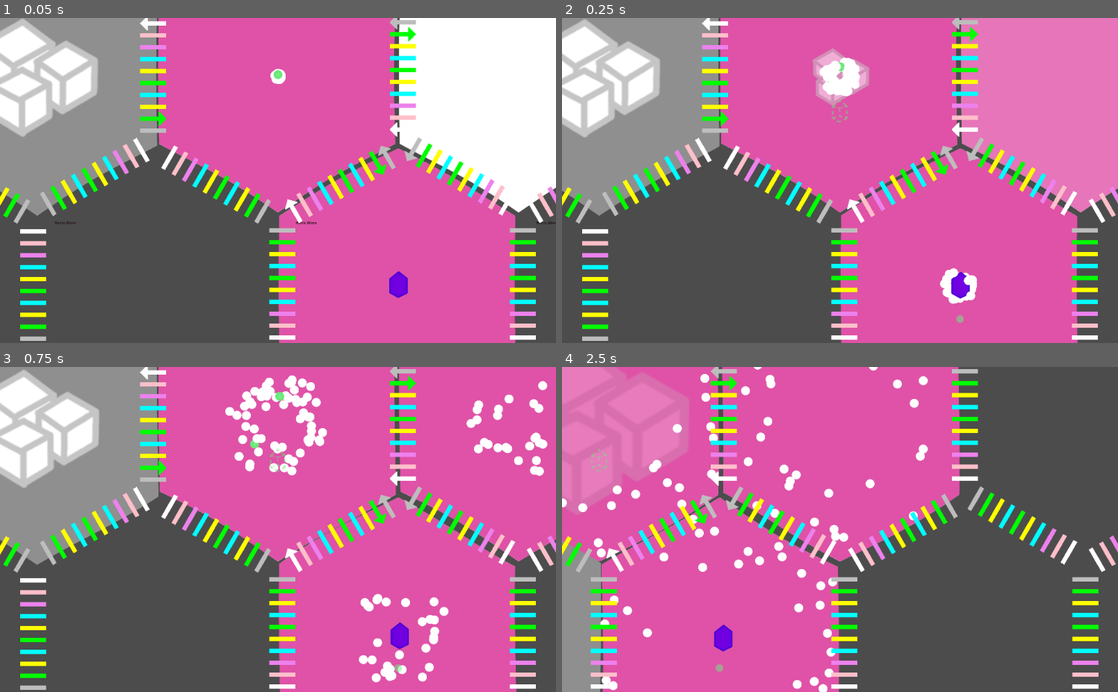
Above: before the commit, frames 1-4 (two rows, left to right).
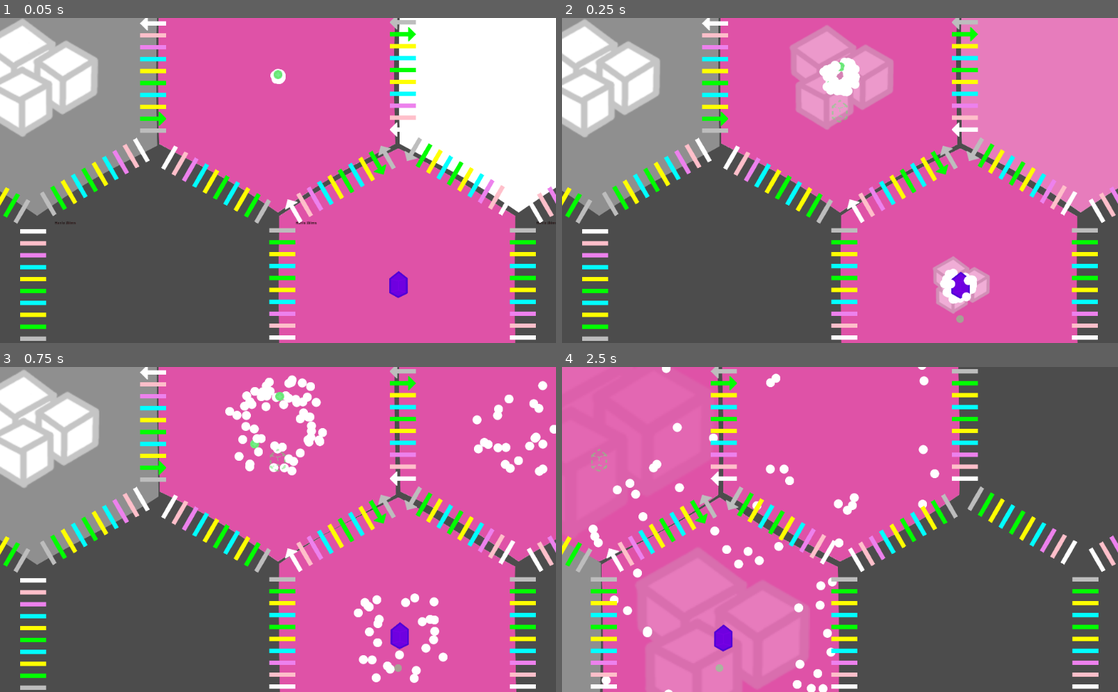
Above: after the commit, the same moments.

Repository: tobyp/hackathon2020
Game: Godot game, scene res://main.tscn
Same seed, same stepped clock (60 frames per second), same inputs: the game is played once before the commit and once after it.
Inputs (mouse positions are in pixels of both pictures, inside the frame that each line leads up to):
- Up to frame 1 (0.05 s): no input
- Up to frame 2 (0.25 s): no input
- Up to frame 3 (0.75 s): tap Enter at 0.5 s; drag from (278, 425) to (333, 458) at 0.52 s
- Up to frame 4 (2.5 s): drag from (717, 633) to (812, 594) at 1.27 s; move the mouse to (962, 633) at 2.02 s; hold D from 2.03 s (still down); click (962, 633) at 2.17 s

Frame 1 is identical in both runs. In frame 2, 3.8% of the frame differs, in the area x 41-77%, y 2-92%; in frame 3, 0.9%; in frame 4, 13%, in the area x 0-68%, y 0-100%.

Commit message:
Improve sugar rates a bit

Diff:
--- a/rules.gd
+++ b/rules.gd
@@ -31,7 +31,7 @@
 		Recipe.new({ Globals.ParticleType.RIBOSOME_ALCOHOL: 1, Globals.ParticleType.PROTEIN_WHITE: 1, }, { Globals.ParticleType.ENZYME_ALCOHOL: 1, }, true),
 		Recipe.new({ Globals.ParticleType.RIBOSOME_LYE: 1, Globals.ParticleType.PROTEIN_WHITE: 1, }, { Globals.ParticleType.ENZYME_LYE: 1, }, true),
 		# Creating Resources
-		Recipe.new({ Globals.ParticleType.ANTI_MITOCHONDRION: 1, Globals.ParticleType.PROTEIN_TRANSPORTER: 1, }, { Globals.ParticleType.SUGAR: 1, }, true),
+		Recipe.new({ Globals.ParticleType.ANTI_MITOCHONDRION: 1, Globals.ParticleType.PROTEIN_TRANSPORTER: 1, }, { Globals.ParticleType.SUGAR: 1, }, true, 0.05),
 	];
 
 static func new_tech_tree() -> Array:
@@ -65,7 +65,7 @@
 			cell.add_particles(Globals.ParticleType.PROTEIN_WHITE, 20)
 
 static func sugar_requirement(type: int) -> float:
-	return 0.01
+	return 0.05
 
 # The order in which particles get destroyed if there is not enough sugar.
 const SUGAR_DEATH_ORDER: Array = [
